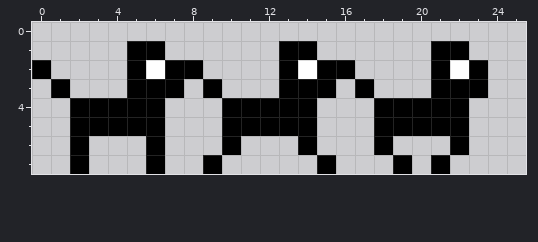
Pixel-art sprite -- public/data/images/sprites/doggie.png. The picture above was drawn from the file before the commit.
The file is 256x32 pixels, drawn in blocks of 4x4; one block is one cell here. Shown: x 0..25, y 0..7.
New version:
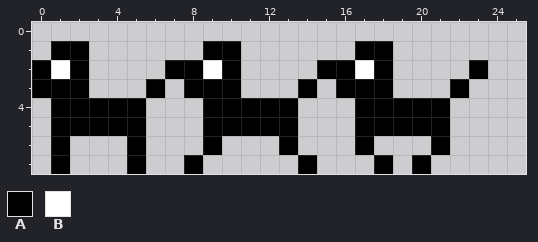
Palette (. is transparent): A #000000  B #ffffff
From old to new:
Colour A is added in row 1 at x 1 to 2, 9 to 10 and 17 to 18; in row 2 at x 2, 10 and 18; in row 3 at x 0, 2, 8, 10, 16 and 18; in rows 4 to 5 at x 1, 9 and 17; in row 6 at x 1, 5, 9, 13, 17 and 21; in row 7 at x 1, 5, 8, 14, 18 and 20.
Colour B is added in row 2 at x 1, 9 and 17.
Colour A is removed in row 1 at x 5 to 6, 13 to 14 and 21 to 22; in row 2 at x 5, 13 and 21; in row 3 at x 5, 7, 13, 15, 21 and 23; in rows 4 to 5 at x 6, 14 and 22; in row 6 at x 2, 6, 10, 14, 18 and 22; in row 7 at x 2, 6, 9, 15, 19 and 21.
Colour B is removed in row 2 at x 6, 14 and 22.
